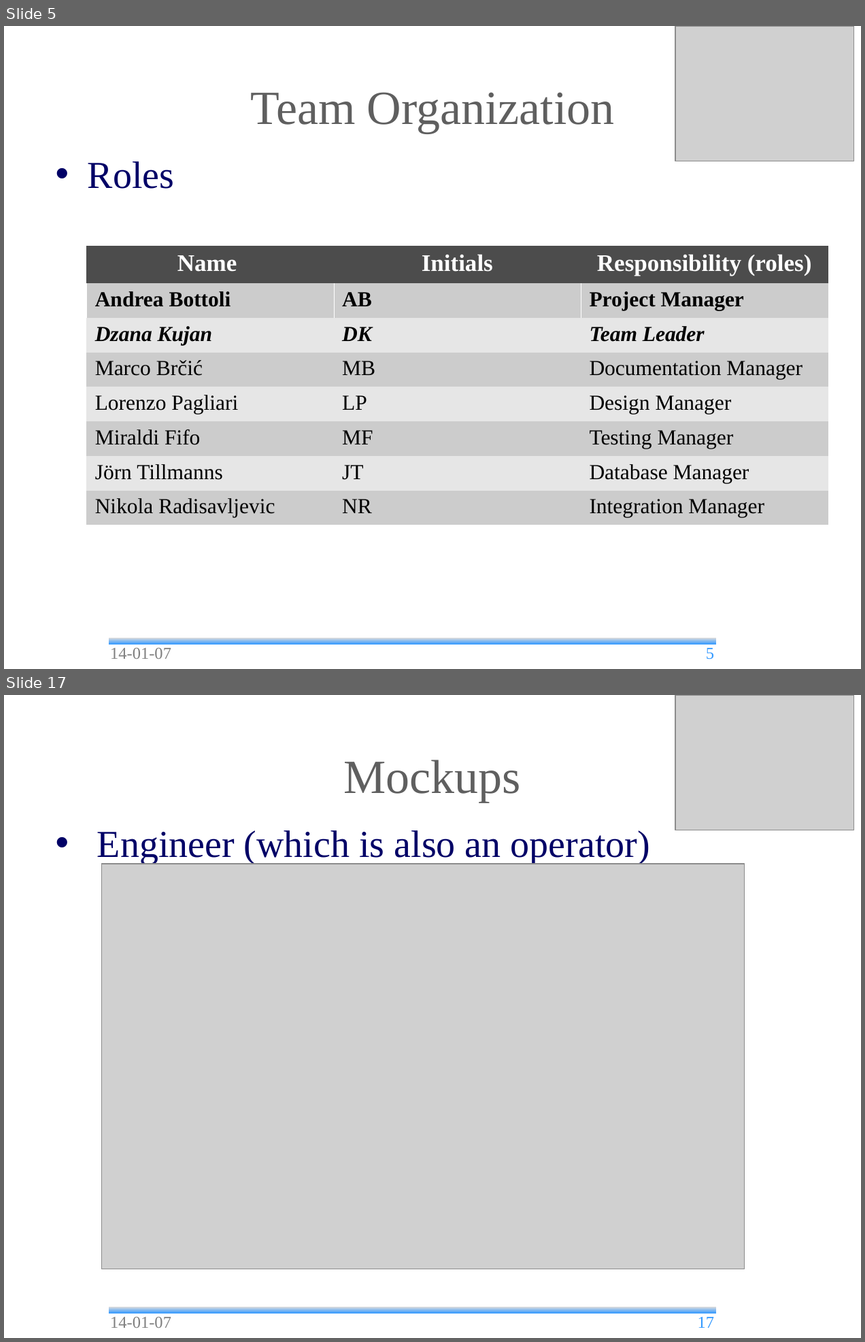
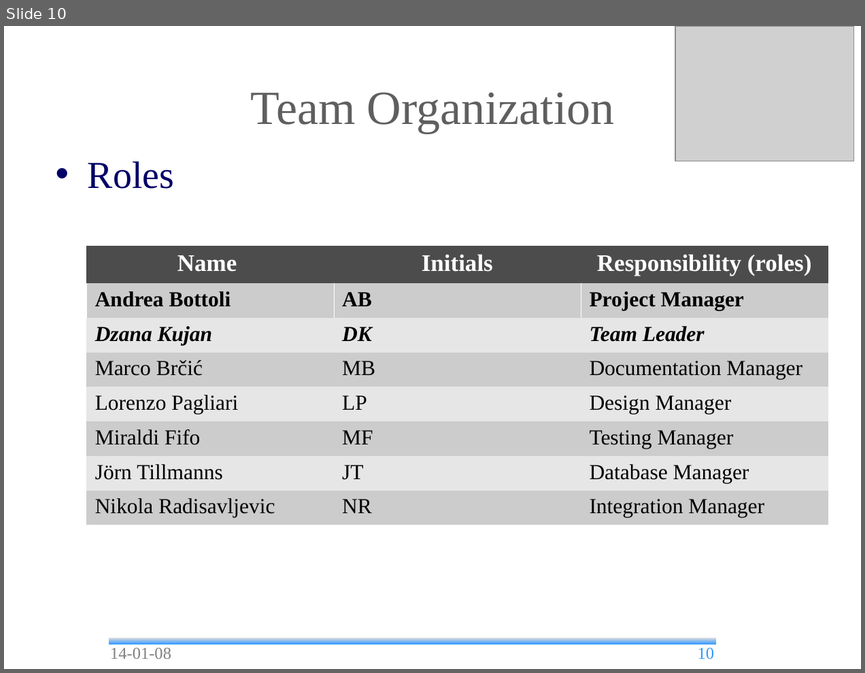
Before and after one commit to andrea-bottoli/DSD, a slide deck: Documentation/Presentations/Final_Presentation.odp. Shown one above the other, each under a label of ours: slides 5 and 17 before the commit, slide 10 after it; the slides between them are not shown. The pictures are 865x1342 and 865x673 pixels, drawn with LibreOffice and Linux fonts; fonts in the diff are those of the drawing; grey boxes stand for pictures; background and template pictures are left out. Boxes give left, top, right and bottom in pixels: in the first picture for what was removed or moved away, otherwise in the second. Text is boxed around its words. In the diff, an @@ line names an element or a change of style, - is before the commit and + after.

```diff
--- a/Documentation/Presentations/Final_Presentation.odp
+++ b/Documentation/Presentations/Final_Presentation.odp
@@ slide 17 removed at [4,695,861,1338], background #FFFFFF; not listed: 1 template element that a slide beside it also shows @@
@@ picture removed at [675,695,853,830] @@
@@ title removed at [344,760,521,802] @@
-Mockups
@@ text removed at [97,830,650,864] @@
-• Engineer (which is also an operator)
@@ picture removed at [102,864,745,1268] @@
@@ text removed at [110,1317,171,1327] @@
-14-01-07
@@ page number removed at [698,1317,715,1327] @@
-17
@@ what was slide 5 is now slide 10 @@
@@ slide 10 changed as well @@
@@ text at [110,648,171,658]: text changed @@
-14-01-07
+14-01-08
@@ page number at [698,647,715,659]: text changed @@
-5
+10
```
Also in this commit, not shown: 6 other slides changed, 5 slides added, 24 other slides removed, 1 other file.
